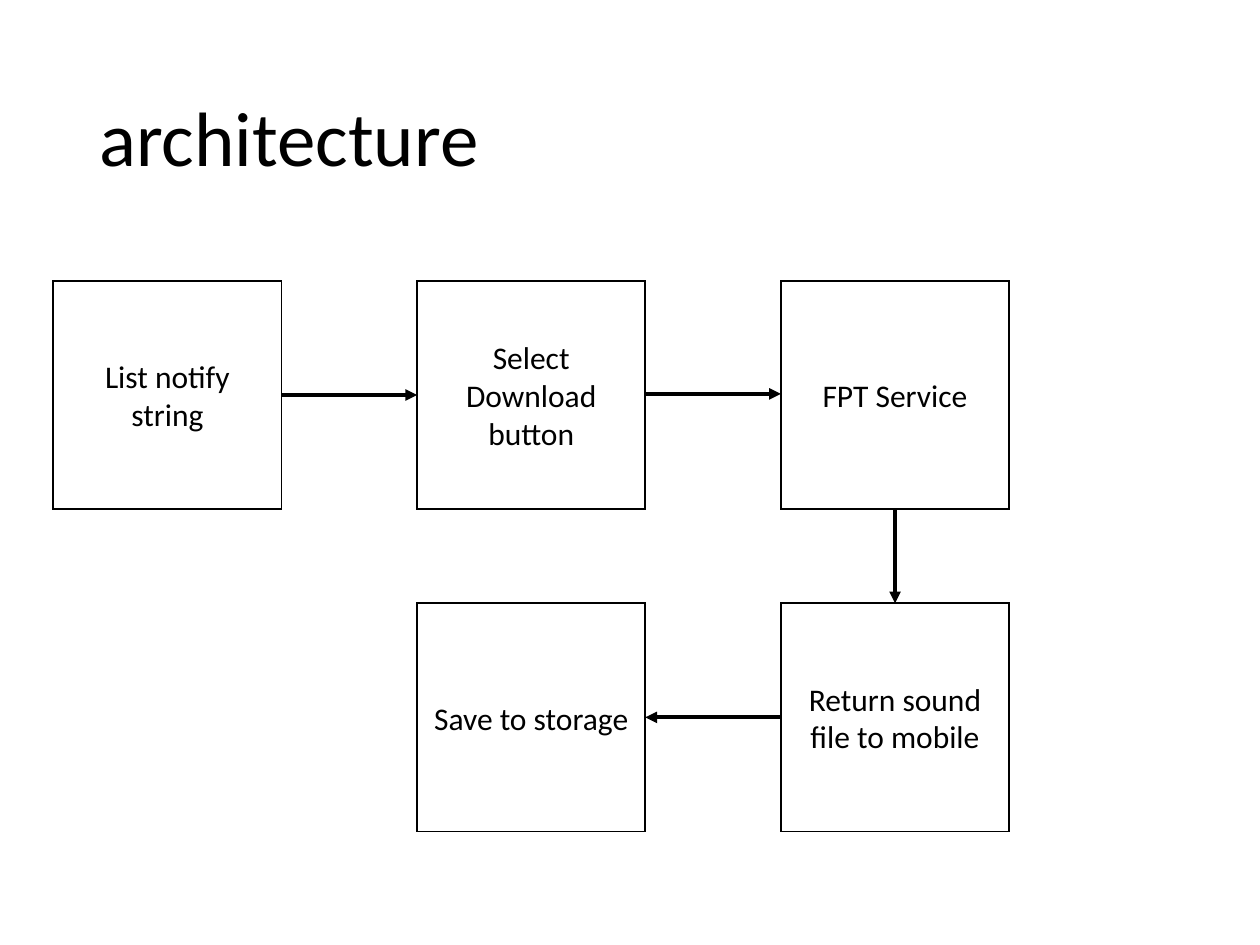
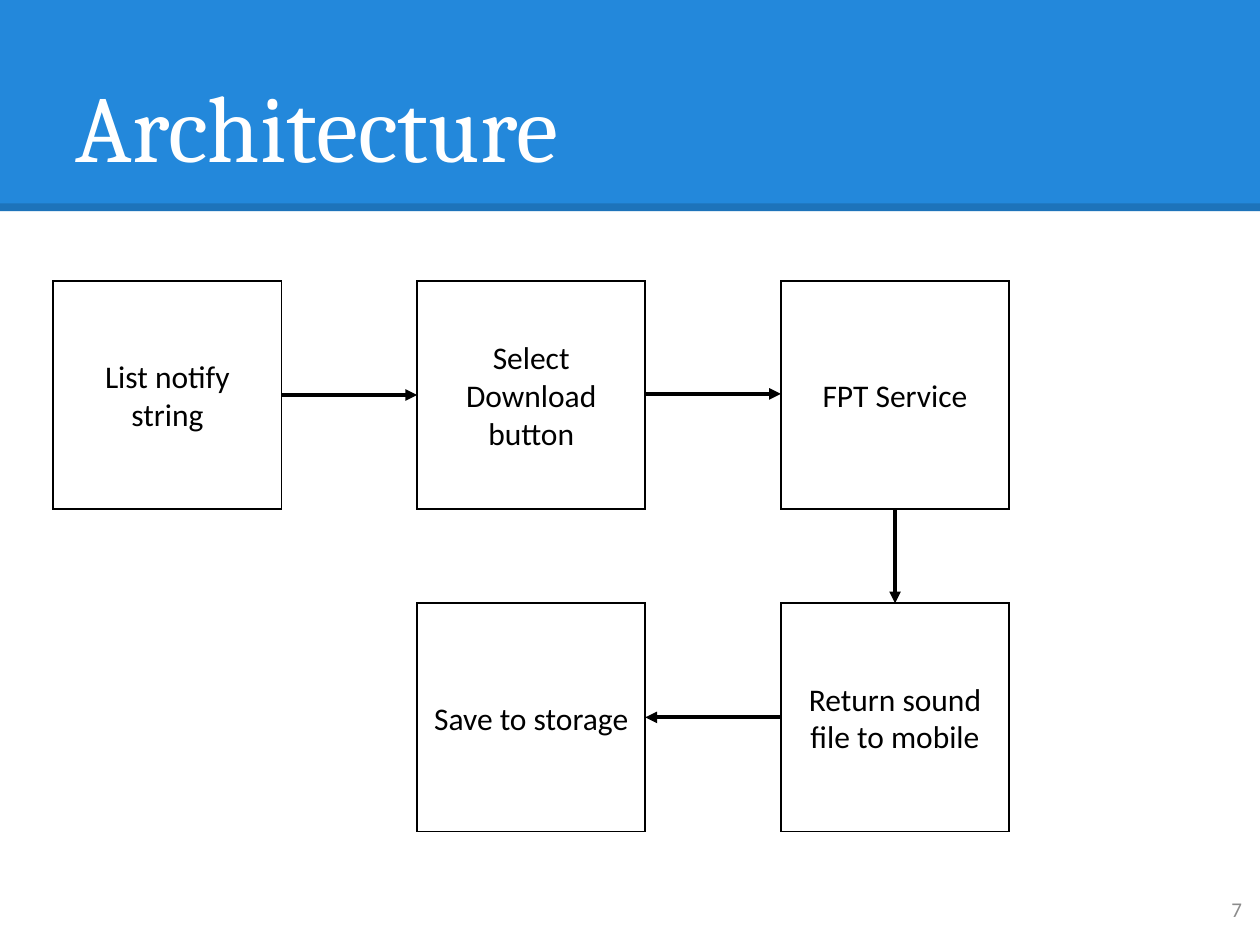
Before and after one commit to hqt/street-router, a slide deck: slide 7 of Document/presentation/nam/voice notify.pptx. Drawn at 1260x945 pixels with LibreOffice and Linux fonts; fonts in the diff are those of the drawing. Boxes give left, top, right and bottom in pixels: in the first picture for what was removed or moved away, otherwise in the second. Text is boxed around its words. In the diff, an @@ line names an element or a change of style, - is before the commit and + after.

Commit message:
update style for slide

```diff
--- a/Document/presentation/nam/voice notify.pptx
+++ b/Document/presentation/nam/voice notify.pptx
@@ rectangle added at bbox=[0, 0, 1260, 212], fill #2388DB @@
@@ title "Architecture" at bbox=[76, 96, 558, 163]: vertical alignment middle to bottom @@
@@ title at bbox=[76, 96, 558, 163]: text changed; size 44 to 54 pt; font Calibri to Cambria; text colour #000000 to #FFFFFF @@
-architecture
+Architecture
@@ line added from (0, 207) to (1260, 207), #000000 4.5 pt @@
@@ page number added at bbox=[1231, 903, 1242, 917], 12 pt, text #8C8C8C @@
+7
```
Also in this commit, not shown: 7 other slides changed, 8 other files.
